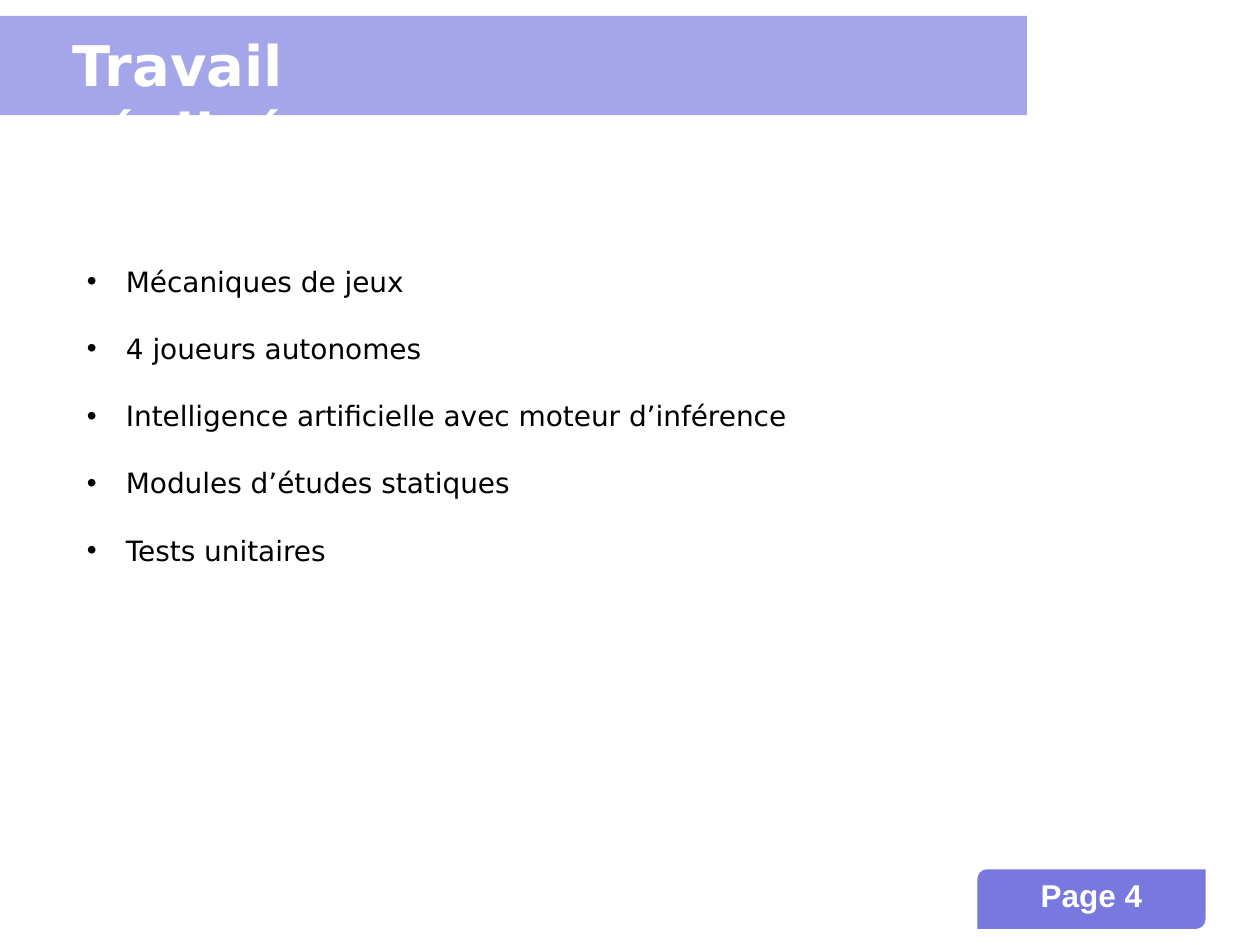
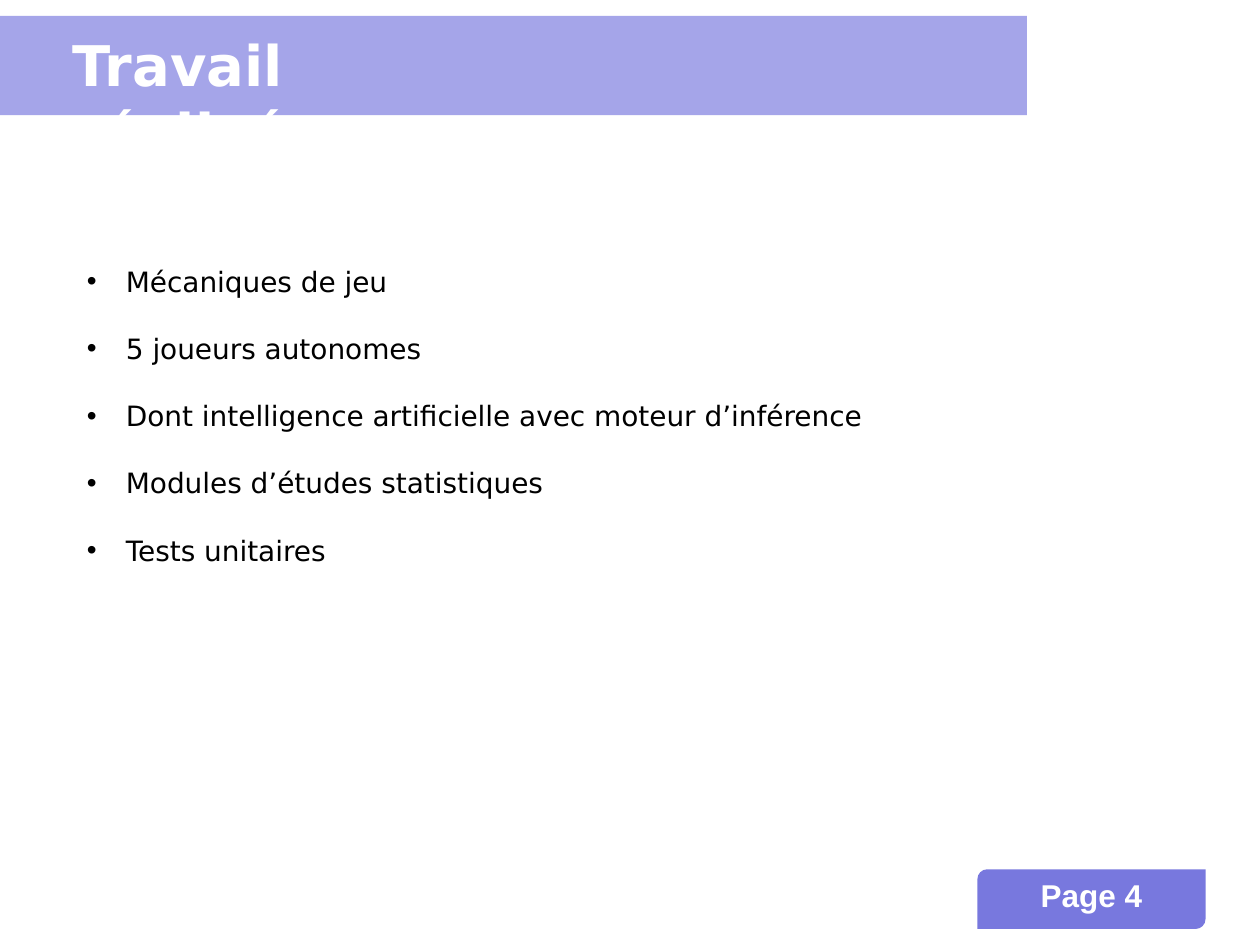
Before and after one commit to INSA-4IF-H4404-2013-2014/Connect-Four, a slide deck: slide 4 of presentation.ppt. Drawn at 1260x945 pixels with LibreOffice and Linux fonts; fonts in the diff are those of the drawing; background and template pictures are left out. Boxes give left, top, right and bottom in pixels: in the first picture for what was removed or moved away, otherwise in the second. Text is boxed around its words. In the diff, an @@ line names an element or a change of style, - is before the commit and + after.

Commit message:
Refactors and corrects spelling mistakes in the PPT.

```diff
--- a/presentation.ppt
+++ b/presentation.ppt
@@ text at [126, 269, 862, 499]: text changed @@
-• Mécaniques de jeux
-• 4 joueurs autonomes
-• Intelligence artificielle avec moteur d’inférence
-• Modules d’études statiques
+• Mécaniques de jeu
+• 5 joueurs autonomes
+• Dont intelligence artificielle avec moteur d’inférence
+• Modules d’études statistiques
```
Also in this commit, not shown: 8 other slides changed, 2 slides added, 4 slides removed.
